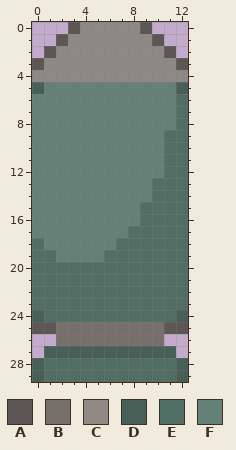
A pixel-art sprite gets an edit: resources/assets/bullet/SbulletM.png. Above, as it was before the edit.
The file is 13x30 pixels.
Palette (. is transparent): A #5c5754  B #766f6c  C #8f8884  D #476057  E #516e64  F #648177
Pixels before, first column x 0:
 0 ...ACCCCCA...
 1 ..ACCCCCCCA..
 2 .ACCCCCCCCCA.
 3 ACCCCCCCCCCCA
 4 CCCCCCCCCCCCC
 5 DFFFFFFFFFFFD
 6 FFFFFFFFFFFFE
 7 FFFFFFFFFFFFE
 8 FFFFFFFFFFFFE
 9 FFFFFFFFFFFEE
10 FFFFFFFFFFFEE
11 FFFFFFFFFFFEE
12 FFFFFFFFFFFEE
13 FFFFFFFFFFEEE
14 FFFFFFFFFFEEE
15 FFFFFFFFFEEEE
16 FFFFFFFFFEEEE
17 FFFFFFFFEEEEE
18 EFFFFFFEEEEEE
19 EEFFFFEEEEEEE
20 EEEEEEEEEEEEE
21 EEEEEEEEEEEEE
22 EEEEEEEEEEEEE
23 EEEEEEEEEEEEE
24 DEEEEEEEEEEED
25 AABBBBBBBBBAA
26 ..BBBBBBBBB..
27 .DDDDDDDDDDD.
28 DEEEEEEEEEEED
29 DEEEEEEEEEEED
Now the later version:
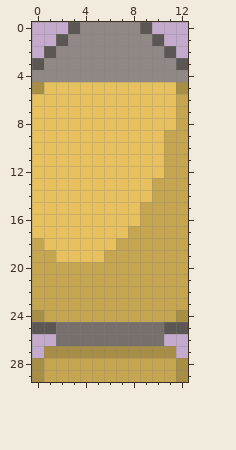
Change:
{"colour":"D","old":"#476057","new":"#a88d45"}
{"colour":"E","old":"#516e64","new":"#c5a550"}
{"colour":"F","old":"#648177","new":"#e7c15e"}
